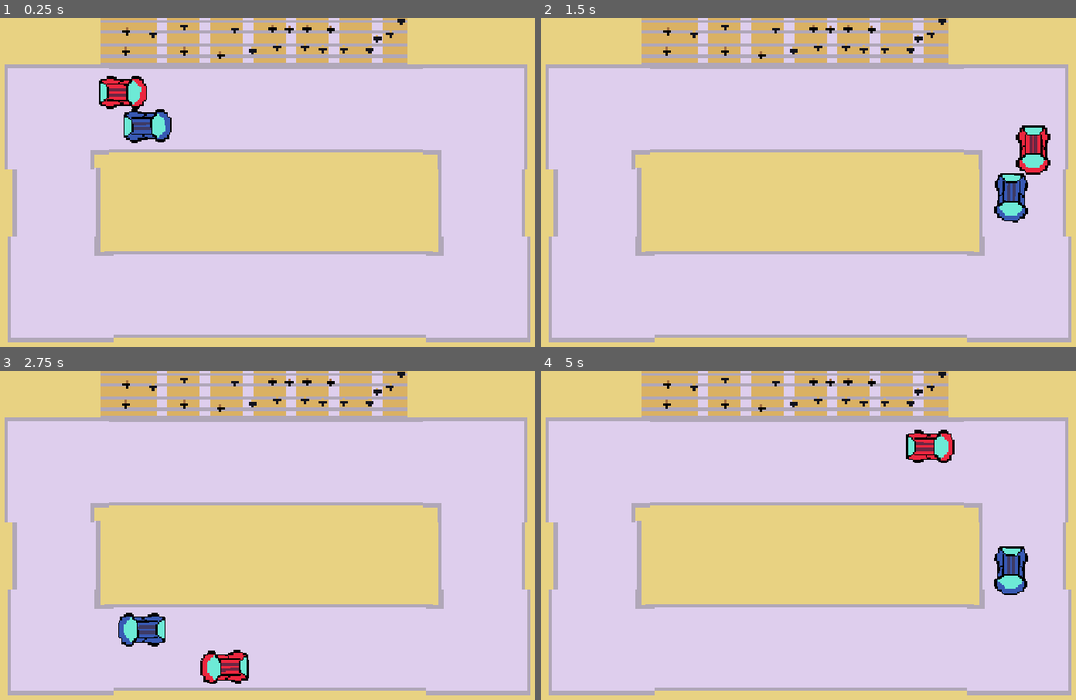
Above: before the commit, frames 1-4 (two rows, left to right).
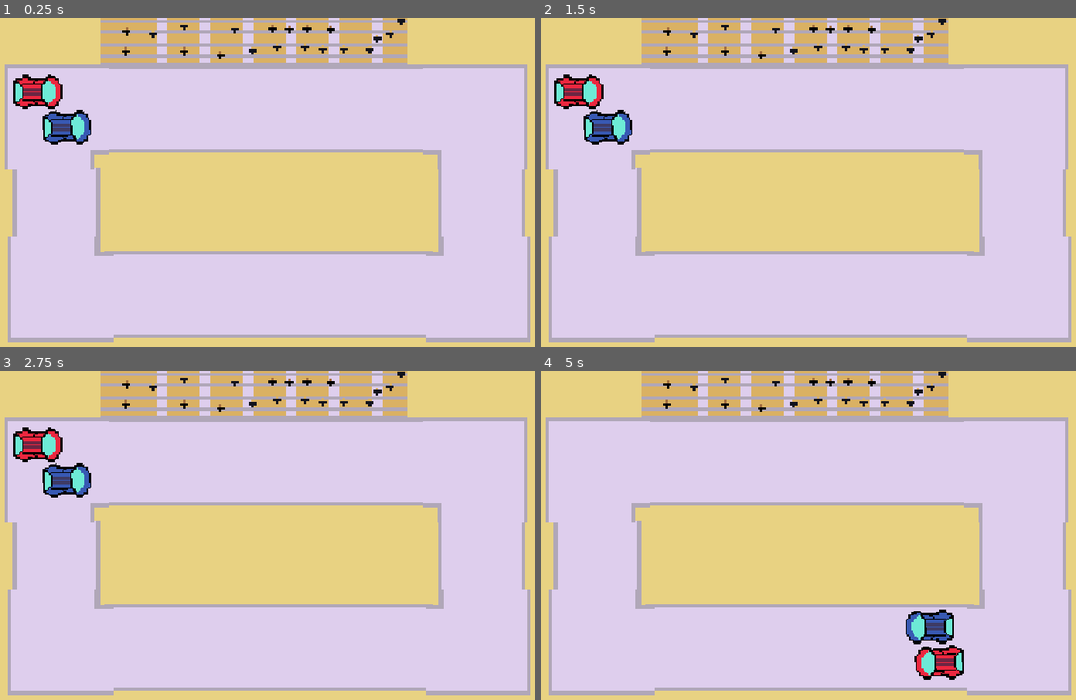
Above: after the commit, the same moments.

Repository: Pycratch/The-Very-Serious-Juniper-Dev-Game-Jam
Game: Godot game, scene res://Racing/racing.tscn
Two runs of this game, one before a commit and one after it. Both use one fixed random seed, a clock stepped at 60 frames per second and the inputs below. This scene is started directly instead of the project's main scene.
Inputs (mouse positions are in pixels of both pictures, inside the frame that each line leads up to):
- Up to frame 1 (0.25 s): no input
- Up to frame 2 (1.5 s): move the mouse to (952, 175) at 0.52 s; click (952, 175) at 0.6 s; move the mouse to (690, 208) at 1.27 s; tap Space (spin) at 1.35 s
- Up to frame 3 (2.75 s): move the mouse to (337, 469) at 2.02 s; click (337, 469) at 2.1 s
- Up to frame 4 (5 s): move the mouse to (781, 614) at 2.77 s; tap Space (spin) at 2.85, 4.35 s; move the mouse to (1001, 598) at 3.52 s; click (1001, 598) at 3.6 s; move the mouse to (626, 492) at 4.27 s

The runs differ from the first frame. In frame 1, 3.2% of the frame differs, in the area x 2-33%, y 17-39%; in frame 2, 3.2%, in the area x 2-96%, y 17-63%; in frame 3, 3.2%; in frame 4, 3.2%.

Commit message:
Racing theoretisch fertig

Diff:
--- a/Racing/car.gd
+++ b/Racing/car.gd
@@ -6,8 +6,12 @@
 @export var type :Types
 var speed :float
 
+#signals
+signal player_won
+signal enemy_won
+
 ##variable to allow driving
-var can_start :bool = true
+var can_start :bool = false
 
 #texture rect values
 var blue_car :Rect2 = Rect2(38.0, 34.0, 21.0, 30.0)
@@ -15,6 +19,7 @@
 
 #onreadies
 @onready var texture = $Texture
+@onready var racing_node = get_parent().get_parent()
 
 # Called when the node enters the scene tree for the first time.
 func _ready():
@@ -25,12 +30,14 @@
 # Called every frame. 'delta' is the elapsed time since the previous frame.
 func _process(delta):
 	drive()
+	if progress_ratio > 0.95:
+		set_winning()
 
 func set_speed():
 	if type == Types.PLAYER:
 		speed = GameStats.Power
 	elif type == Types.ENEMY:
-		speed = GameStats.Power * randf_range(0.8, 1.2)
+		speed = GameStats.Power * randf_range(1, 1.3)
 
 func set_texture_region():
 	texture.region_enabled = true
@@ -38,9 +45,21 @@
 		texture.region_rect = blue_car
 	elif type == Types.ENEMY:
 		texture.region_rect = red_car
+
 func drive():
 	if not can_start:
 		return
 	if not speed:
 		return
 	progress += speed
+
+func set_winning():
+	can_start = false
+	if racing_node.there_is_winner == false:
+		if type == Types.PLAYER:
+			player_won.emit()
+			racing_node.there_is_winner = true
+		elif type == Types.ENEMY:
+			enemy_won.emit()
+			racing_node.there_is_winner = true
+	print(racing_node.winner)
--- /dev/null
+++ b/Racing/racing.gd
@@ -0,0 +1,53 @@
+extends Node2D
+
+var winner :String#using string coz tired
+var there_is_winner :bool = false
+var start = false
+var prize_money = 2000
+
+@export var cars :Array[Car]
+
+# Called when the node enters the scene tree for the first time.
+func _ready():
+	pass # Replace with function body.
+
+
+# Called every frame. 'delta' is the elapsed time since the previous frame.
+func _process(delta):
+	pass
+
+func start_cars():
+	for i in cars:
+		i.can_start = true
+
+func _on_car_player_won():
+	winner = "Player"
+	#using string coz tired
+
+
+func _on_car_enemy_won():
+	winner = "Enemy"
+
+func set_winner():
+	if not there_is_winner:
+		return
+	if not winner:
+		return
+	if winner == "Player":
+		$WinSprite.show()
+		GameStats.Money += prize_money
+	elif winner == "Enemy":
+		$LoseSprite.show()
+
+
+func _on_countdown_timer_timeout():
+	start = true
+	$StartSound.play()
+	start_cars()
+
+
+func _on_countdown_start_timeout():
+	if start:
+		return
+	$SecondSound.play()
+	$CountdownStart.start()
--- a/Racing/racing.tscn
+++ b/Racing/racing.tscn
@@ -3,7 +3,10 @@
 [ext_resource type="Texture2D" uid="uid://cx3fcq6yqr1vw" path="res://assets/Yaya_assets/cars-tracks.png" id="1_7rcc2"]
 [ext_resource type="Texture2D" uid="uid://b0d3tu03etob0" path="res://assets/Yaya_assets/background.png" id="1_cb3yj"]
 [ext_resource type="Texture2D" uid="uid://ppjijqfcsyo5" path="res://assets/Yaya_assets/Stands.png" id="1_wwogq"]
+[ext_resource type="Script" uid="uid://0mi1l663a4yo" path="res://Racing/racing.gd" id="1_wym8m"]
 [ext_resource type="PackedScene" uid="uid://boamnbvsnftre" path="res://Racing/car.tscn" id="4_lyb4g"]
+[ext_resource type="Texture2D" uid="uid://f6bbk7qvvjhg" path="res://assets/Yaya_assets/text.png" id="6_runar"]
+[ext_resource type="AudioStream" uid="uid://byis3kmahh2h7" path="res://assets/Yaya_assets/start_sound.wav" id="7_cxp7j"]
 
 [sub_resource type="TileSetAtlasSource" id="TileSetAtlasSource_lyb4g"]
 texture = ExtResource("1_cb3yj")
@@ -103,7 +106,9 @@
 }
 point_count = 5
 
-[node name="Racing" type="Node2D" unique_id=2028540428]
+[node name="Racing" type="Node2D" unique_id=2028540428 node_paths=PackedStringArray("cars")]
+script = ExtResource("1_wym8m")
+cars = [NodePath("PlayerRacingLine/Car"), NodePath("EnemyRacingLine/Car")]
 
 [node name="Background" type="TileMapLayer" parent="." unique_id=447539598]
 scale = Vector2(3, 3)
@@ -541,3 +546,38 @@
 rotation = 0.0047280975
 racing_line = NodePath("..")
 type = 1
+
+[node name="WinSprite" type="Sprite2D" parent="." unique_id=98315646]
+visible = false
+position = Vector2(618, 322.00003)
+scale = Vector2(7, 7)
+texture = ExtResource("6_runar")
+region_enabled = true
+region_rect = Rect2(5, 0, 123, 34)
+
+[node name="LoseSprite" type="Sprite2D" parent="." unique_id=724232779]
+visible = false
+position = Vector2(606, 350)
+scale = Vector2(7, 7)
+texture = ExtResource("6_runar")
+region_enabled = true
+region_rect = Rect2(0, 54, 128, 26)
+
+[node name="CountdownTimer" type="Timer" parent="." unique_id=1204987253]
+wait_time = 3.0
+one_shot = true
+autostart = true
+
+[node name="CountdownStart" type="Timer" parent="." unique_id=763835154]
+autostart = true
+
+[node name="StartSound" type="AudioStreamPlayer" parent="." unique_id=1787397473]
+stream = ExtResource("7_cxp7j")
+
+[node name="SecondSound" type="AudioStreamPlayer" parent="." unique_id=1425384291]
+stream = ExtResource("7_cxp7j")
+
+[connection signal="player_won" from="PlayerRacingLine/Car" to="." method="_on_car_player_won"]
+[connection signal="enemy_won" from="EnemyRacingLine/Car" to="." method="_on_car_enemy_won"]
+[connection signal="timeout" from="CountdownTimer" to="." method="_on_countdown_timer_timeout"]
+[connection signal="timeout" from="CountdownStart" to="." method="_on_countdown_start_timeout"]
Not shown, added: Racing/racing.gd.uid
Not shown, added: assets/Yaya_assets/countdown.wav.import
Not shown, added: assets/Yaya_assets/start_sound.wav.import
Binary file added: assets/Yaya_assets/text.png
Not shown, added: assets/Yaya_assets/text.png.import
Not shown, added: assets/Yaya_assets/countdown.wav
Not shown, added: assets/Yaya_assets/start_sound.wav
